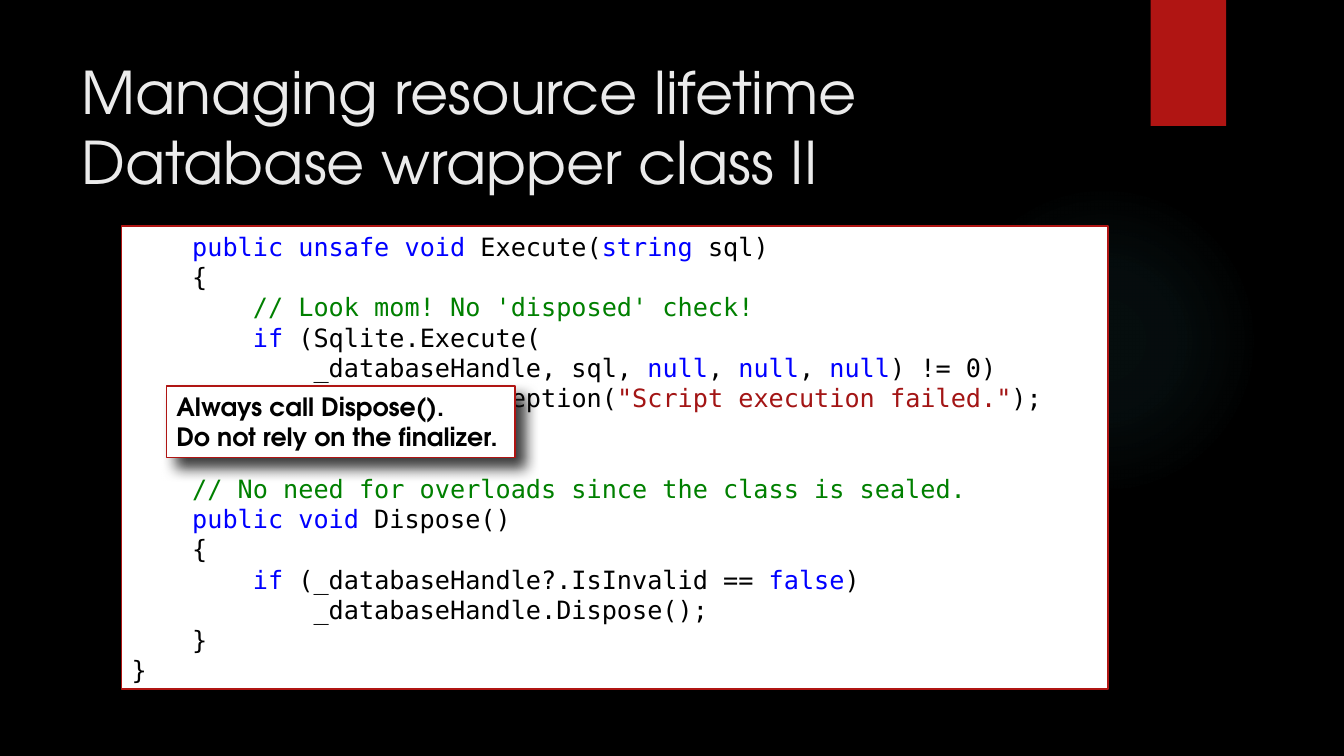
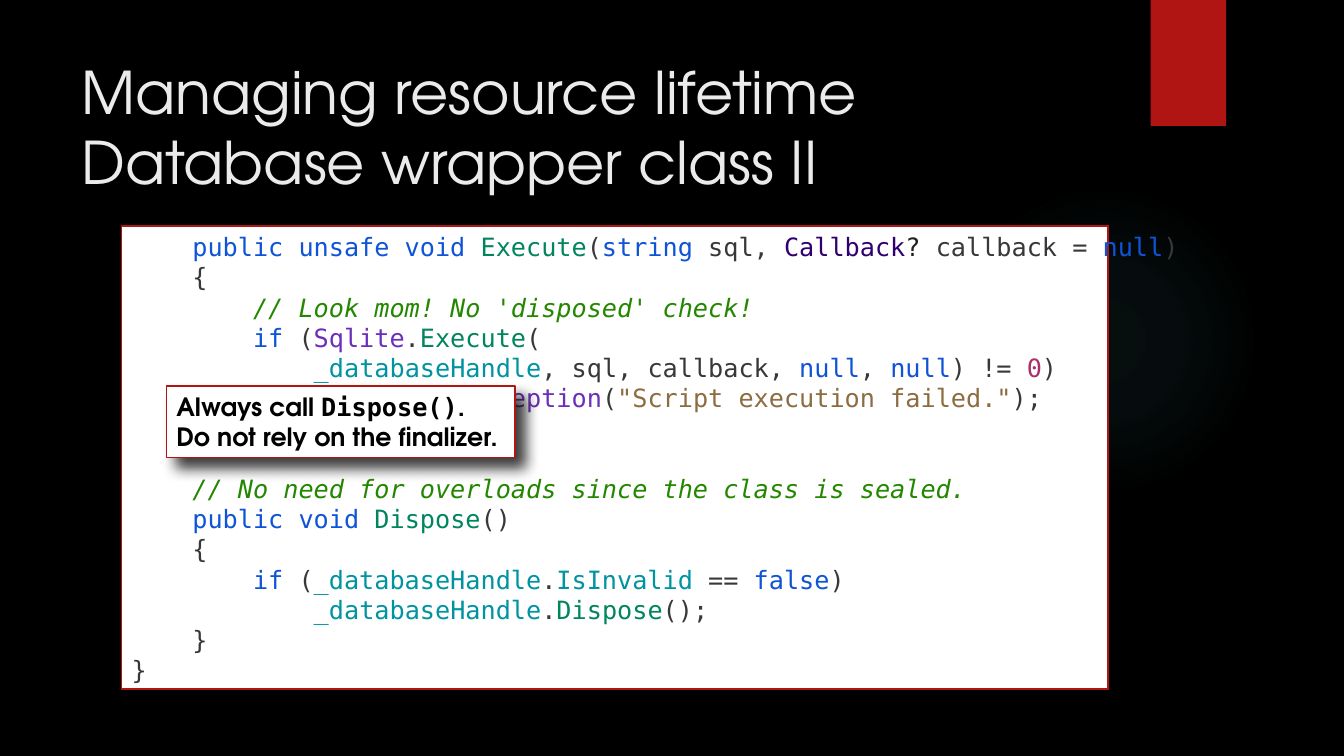
Before and after one commit to dennisdietrich/UnsafeCSharp, a slide deck: slide 37 of doc/Introduction to unsafe C#.pptx (slide 27 before the commit). Drawn at 1344x756 pixels with LibreOffice and Linux fonts; fonts in the diff are those of the drawing; background and template pictures are left out. Boxes give left, top, right and bottom in pixels: in the first picture for what was removed or moved away, otherwise in the second. Text is boxed around its words. In the diff, an @@ line names an element or a change of style, - is before the commit and + after.

Commit message:
Rev2 (#7)
New slides about packing size, calling conventions, and callbacks

```diff
--- a/doc/Introduction to unsafe C#.pptx
+++ b/doc/Introduction to unsafe C#.pptx
@@ text in rectangle at box(192, 236, 1057, 625): text changed; text colour #000000 to #248700 @@
-public unsafe void Execute(string sql)
-{
-// Look mom! No 'disposed' check!
-if (Sqlite.Execute(
-_databaseHandle, sql, null, null, null) != 0)
-throw new Exception("Script execution failed.");
-}
-// No need for overloads since the class is sealed.
-public void Dispose()
-{
-if (_databaseHandle?.IsInvalid == false)
-_databaseHandle.Dispose();
-}
-}
+public unsafe void Execute(string sql, Callback? callback = null)
+{
+// Look mom! No 'disposed' check!
+if (Sqlite.Execute(
+_databaseHandle, sql, callback, null, null) != 0)
+throw new Exception("Script execution failed.");
+}
+// No need for overloads since the class is sealed.
+public void Dispose()
+{
+if (_databaseHandle.IsInvalid == false)
+_databaseHandle.Dispose();
+}
+}
@@ text in rectangle at box(176, 395, 465, 422): font TeX Gyre Adventor to DejaVu Sans Mono in "Dispose()." @@
```
Also in this commit, not shown: 25 other slides changed, 23 slides added, 1 slide removed, 20 other files.
